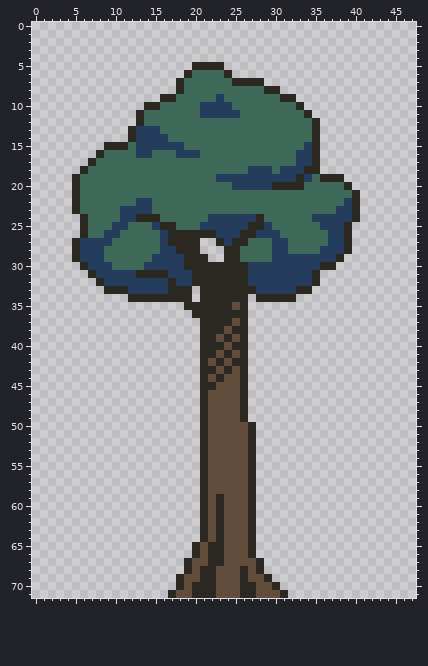
One commit to this sprite sheet: Assets/Art/Felicias/Träd.png. The picture above is the old version.
The file is 48x72 pixels.
After the commit:
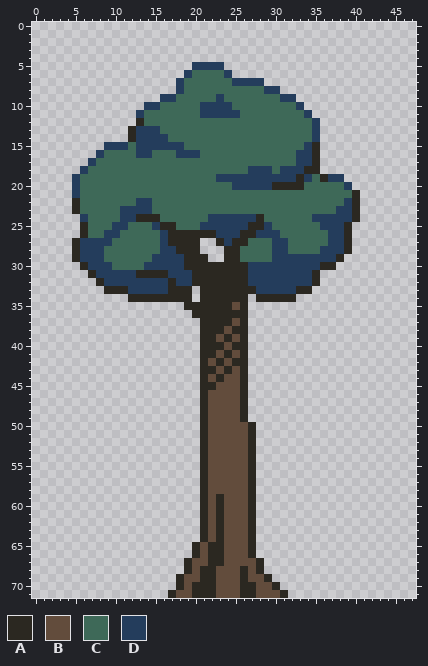
Palette (. is transparent): A #2b2821  B #624c3c  C #3e6958  D #243d5c
Difference:
Changed rows in their new state; - is an unchanged pixel.
first column x 5:
 5 ---------------DDDD----------------
 6 --------------D----D---------------
 7 -------------D------DDDD-----------
 8 -------------D----------DD---------
 9 -----------DD-------------DD-------
10 ---------DD-----------------D------
11 --------D--------------------D-----
12 ------------------------------D----
13 ------------------------------D----
14 ------------------------------D----
15 ----DDD----------------------------
16 ---D-------------------------------
17 --D--------------------------------
18 -D---------------------------------
19 D-------------------------------DD-
20 D---------------------------------D
21 D----------------------------------
24 -D---------------------------------
Boxes around the changes in both pictures, in picture pixels (x1, y1, x2, y2):
changed: (136, 62, 320, 142)
changed: (72, 142, 128, 222)
changed: (328, 174, 352, 190)
